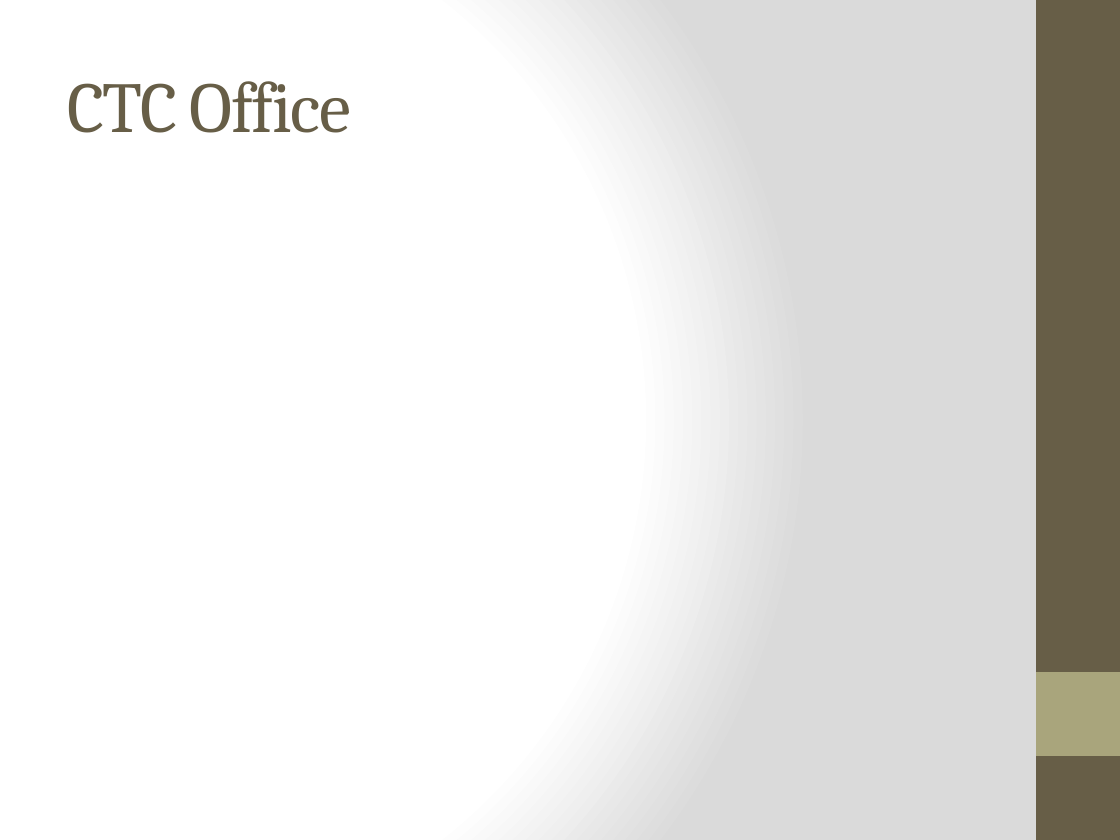
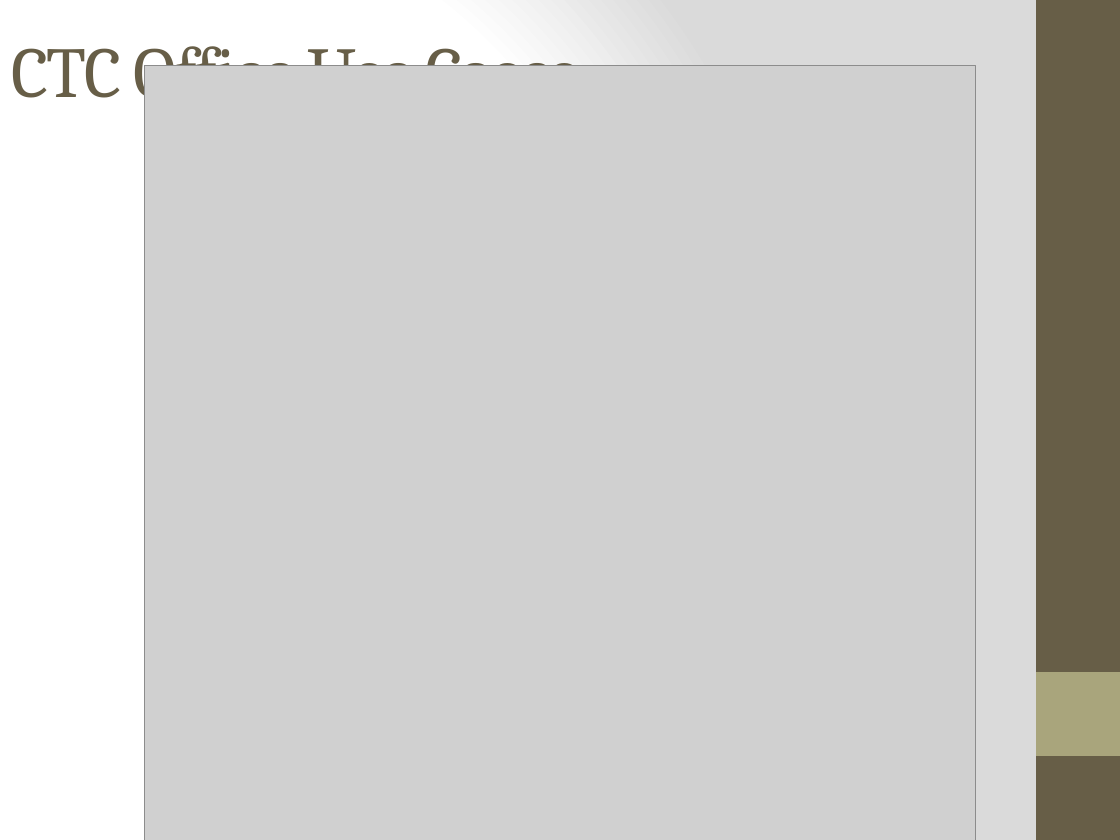
Before and after one commit to meylingtaing/COE1186, a slide deck: slide 3 of Design Review/DesignReview.pptx. Drawn at 1120x840 pixels with LibreOffice and Linux fonts; fonts in the diff are those of the drawing; grey boxes stand for pictures. Boxes give left, top, right and bottom in pixels: in the first picture for what was removed or moved away, otherwise in the second. Text is boxed around its words. In the diff, an @@ line names an element or a change of style, - is before the commit and + after.

Commit message:
updated ppt with CTC stuff

```diff
--- a/Design Review/DesignReview.pptx
+++ b/Design Review/DesignReview.pptx
@@ title at bbox=[11, 32, 578, 113]: text changed @@
-CTC Office
+CTC Office Use Cases
@@ picture added at bbox=[144, 65, 976, 840] @@
```
Also in this commit, not shown: 3 slides added, 2 other files.
